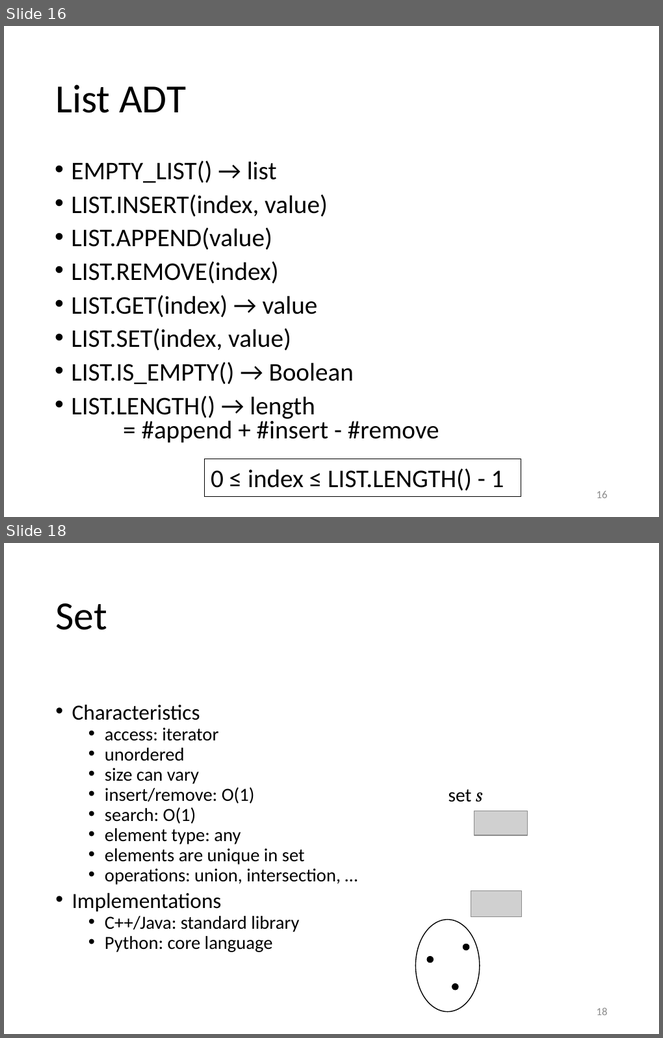
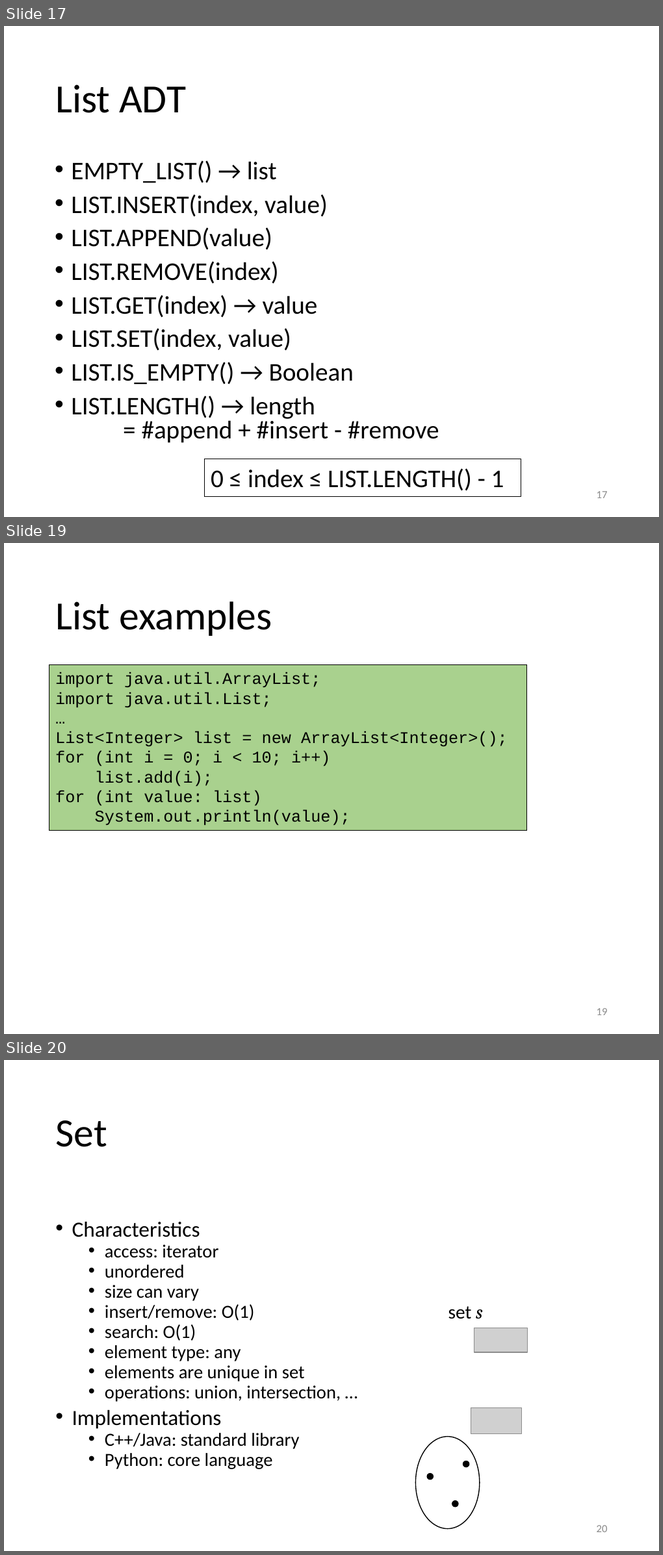
Before and after one commit to gjbex/training-material, a slide deck: DataStructures/data_structures.pptx. Shown one above the other, each under a label of ours: slides 16 and 18 before the commit, slides 17, 19 and 20 after it; the slides between them are not shown. The pictures are 663x1038 and 663x1555 pixels, drawn with LibreOffice and Linux fonts; fonts in the diff are those of the drawing; grey boxes stand for pictures. Boxes give left, top, right and bottom in pixels: in the first picture for what was removed or moved away, otherwise in the second. Text is boxed around its words. In the diff, an @@ line names an element or a change of style, - is before the commit and + after.

Commit message:
Added some Java code samples

```diff
--- a/DataStructures/data_structures.pptx
+++ b/DataStructures/data_structures.pptx
@@ slide 19 added at bbox=[4, 543, 659, 1034], background #FFFFFF @@
@@ title added at bbox=[55, 601, 272, 636], 44 pt, text #000000 @@
+List examples
@@ rectangle added at bbox=[50, 665, 527, 830], fill #A9D18E, outline #000000 0.75 pt, 18 pt, text #000000 @@
+import java.util.ArrayList;
+import java.util.List;
+…
+List<Integer> list = new ArrayList<Integer>();
+for (int i = 0; i < 10; i++)
+list.add(i);
+for (int value: list)
+System.out.println(value);
@@ page number added at bbox=[597, 1008, 608, 1016], 12 pt, text #8C8C8C @@
+19
@@ what was slide 16 is now slide 17 @@
@@ page number at bbox=[597, 491, 608, 499]: text changed @@
-16
+17
@@ what was slide 18 is now slide 20 @@
@@ page number at bbox=[597, 1525, 608, 1533]: text changed @@
-18
+20
```
Also in this commit, not shown: 5 slides changed, 2 other slides added.
